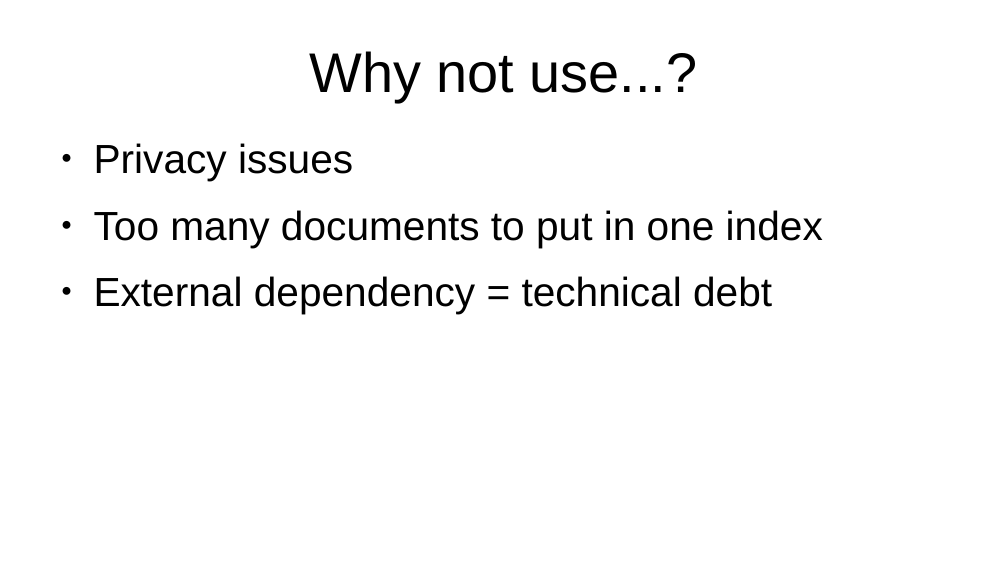
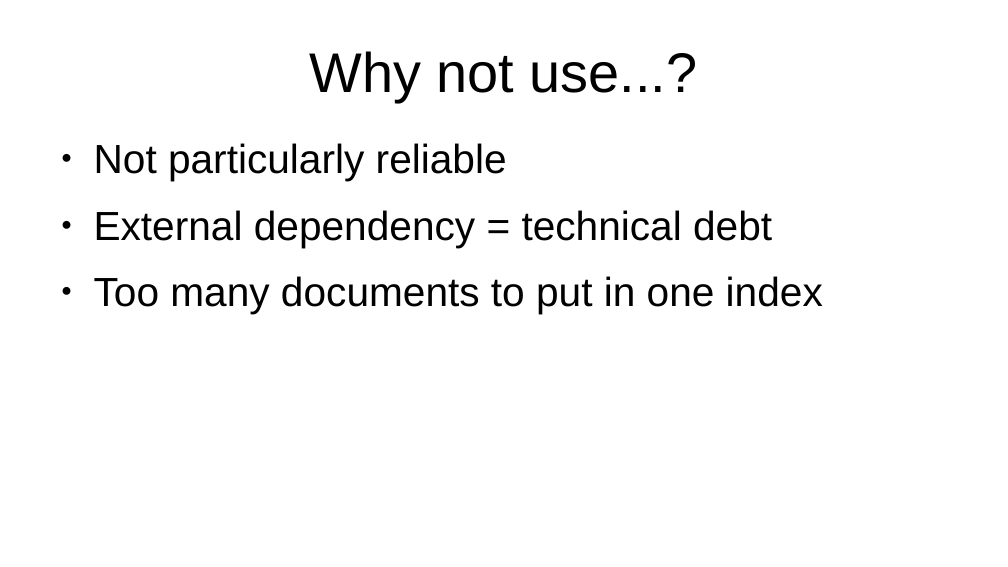
Before and after one commit to projectEndings/Endings, a slide deck: slide 16 of presentations/dhsi2020/staticSearch.odp (slide 13 before the commit). Drawn at 1008x567 pixels with LibreOffice and Linux fonts; fonts in the diff are those of the drawing. Boxes give left, top, right and bottom in pixels: in the first picture for what was removed or moved away, otherwise in the second. Text is boxed around its words. In the diff, an @@ line names an element or a change of style, - is before the commit and + after.

```diff
--- a/presentations/dhsi2020/staticSearch.odp
+++ b/presentations/dhsi2020/staticSearch.odp
@@ text at (x1=94, y1=143, x2=772, y2=247): text changed @@
-● Privacy issues
+● Not particularly reliable
+● External dependency = technical debt
@@ text at (x1=94, y1=276, x2=772, y2=314): paragraph removed @@
-● External dependency = technical debt
```
Also in this commit, not shown: 4 other slides changed, 4 slides added, 2 other files.
